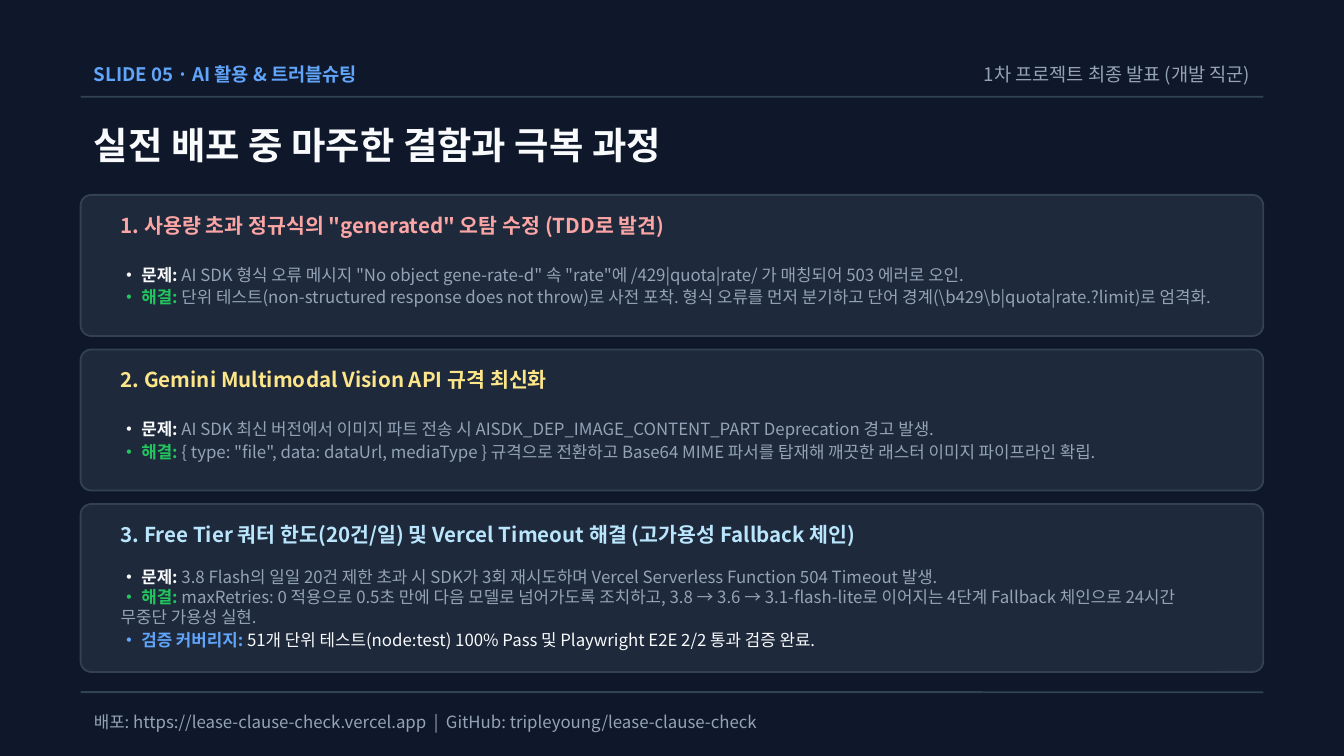
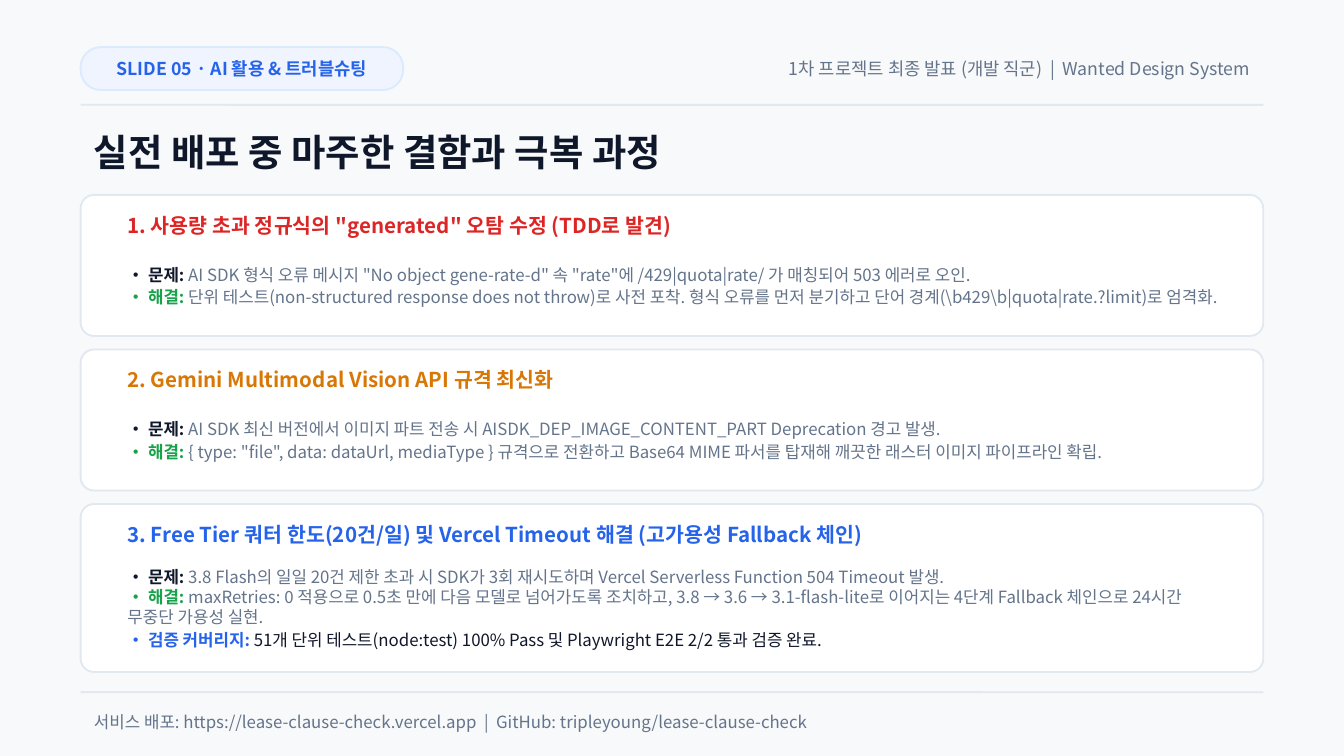
Before and after one commit to tripleyoung/lease-clause-check, a slide deck: slide 5 of submission/01_발표자료_계약서특약점검기.pptx. Drawn at 1344x756 pixels with LibreOffice and Linux fonts; fonts in the diff are those of the drawing. Boxes give left, top, right and bottom in pixels: in the first picture for what was removed or moved away, otherwise in the second. Text is boxed around its words. In the diff, an @@ line names an element or a change of style, - is before the commit and + after.

Commit message:
style(presentation): 원티드 디자인 시스템(Montage UI) 전면 적용 (화이트 캔버스, 인디고 필 배지, 모던 카드 그리드)

```diff
--- a/submission/01_발표자료_계약서특약점검기.pptx
+++ b/submission/01_발표자료_계약서특약점검기.pptx
@@ background #0F172A to #F8F9FA @@
@@ text "SLIDE 05 · AI 활용 ...": place and size @@
-text "SLIDE 05 · AI 활용 ..." at box(94, 65, 357, 83)
+text "SLIDE 05 · AI 활용 ..." at box(117, 60, 367, 77)
@@ text "SLIDE 05 · AI 활용 ..." at box(117, 60, 367, 77): size 10 to 9.5 pt, text colour #60A5FA to #2563EB; alignment left to centre @@
@@ rounded rectangle added at box(81, 47, 403, 90), fill #EFF4FF, outline #DBEAFE 1 pt @@
@@ text at box(789, 60, 1250, 80): text changed; size 10 to 9.5 pt; text colour #94A3B8 to #64748B @@
-1차 프로젝트 최종 발표 (개발 직군)
+1차 프로젝트 최종 발표 (개발 직군) | Wanted Design System
@@ line moved from (81, 97) - (1263, 97) to (81, 105) - (1263, 105) @@
@@ line (81, 105) - (1263, 105): stroke #334155 1 pt to #E2E8F0 1 pt @@
@@ text "실전 배포 중 마주한 결함과 ...": place and size @@
-text "실전 배포 중 마주한 결함과 ..." at box(94, 127, 661, 163)
+text "실전 배포 중 마주한 결함과 ..." at box(94, 134, 661, 170)
@@ text "실전 배포 중 마주한 결함과 ..." at box(94, 134, 661, 170): text colour #F8FAFC to #0F172A @@
@@ text "1. 사용량 초과 정규식의 "generated" ..." at box(127, 215, 672, 238): text colour #FCA5A5 to #DC2626 @@
@@ text "• 문제: AI SDK 형식 ..." at box(148, 267, 1217, 308): text colour #F8FAFC to #0F172A in "• 문제:"; text colour #94A3B8 to #64748B; text colour #22C55E to #16A34A in "• 해결:" @@
@@ text "2. Gemini Multimodal Vision API ..." at box(127, 369, 554, 389): text colour #FDE68A to #D97706 @@
@@ text "• 문제: AI SDK 최신 ..." at box(148, 421, 1102, 462): text colour #F8FAFC to #0F172A in "• 문제:"; text colour #94A3B8 to #64748B; text colour #22C55E to #16A34A in "• 해결:" @@
@@ fill #1E293B to #FFFFFF; outline #334155 1 pt to #E2E8F0 1 pt; proportions changed in 3 elements at box(81, 195, 1263, 336), box(81, 349, 1263, 491), box(81, 504, 1263, 672) @@
@@ text "3. Free Tier 쿼터 한도(20건/일) ..." at box(127, 524, 863, 546): text colour #BAE6FD to #2563EB @@
@@ text "• 문제: 3.8 Flash의 일일 ..." at box(127, 569, 1182, 650): text colour #F8FAFC to #0F172A in "• 문제: 51개 단위 테스트(node:test) 100% Pass ..."; text colour #94A3B8 to #64748B in "3.8 Flash의 일일 20건 제한 초과 시 ..."; text colour #22C55E to #16A34A in "• 해결:"; text colour #60A5FA to #2563EB in "• 검증 커버리지:" @@
@@ line (81, 692) - (1263, 692): stroke #334155 1 pt to #E2E8F0 1 pt @@
@@ text at box(94, 714, 807, 732): text changed; text colour #94A3B8 to #64748B @@
-배포: https://lease-clause-check.vercel.app | GitHub: tripleyoung/lease-clause-check
+서비스 배포: https://lease-clause-check.vercel.app | GitHub: tripleyoung/lease-clause-check
```
Also in this commit, not shown: 5 other slides changed, 6 other files.
